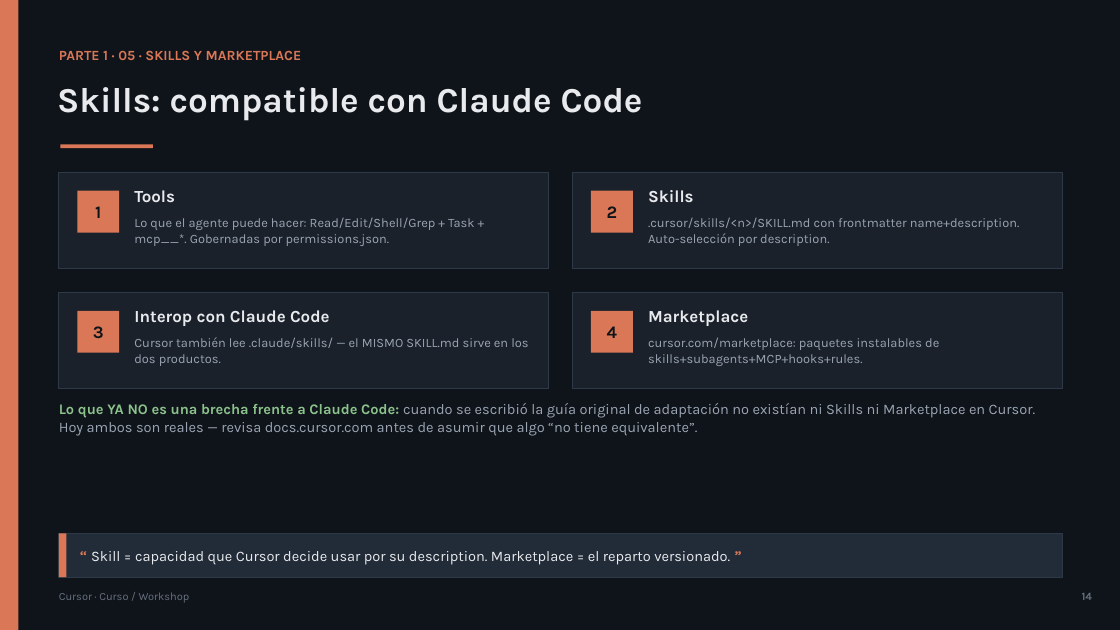
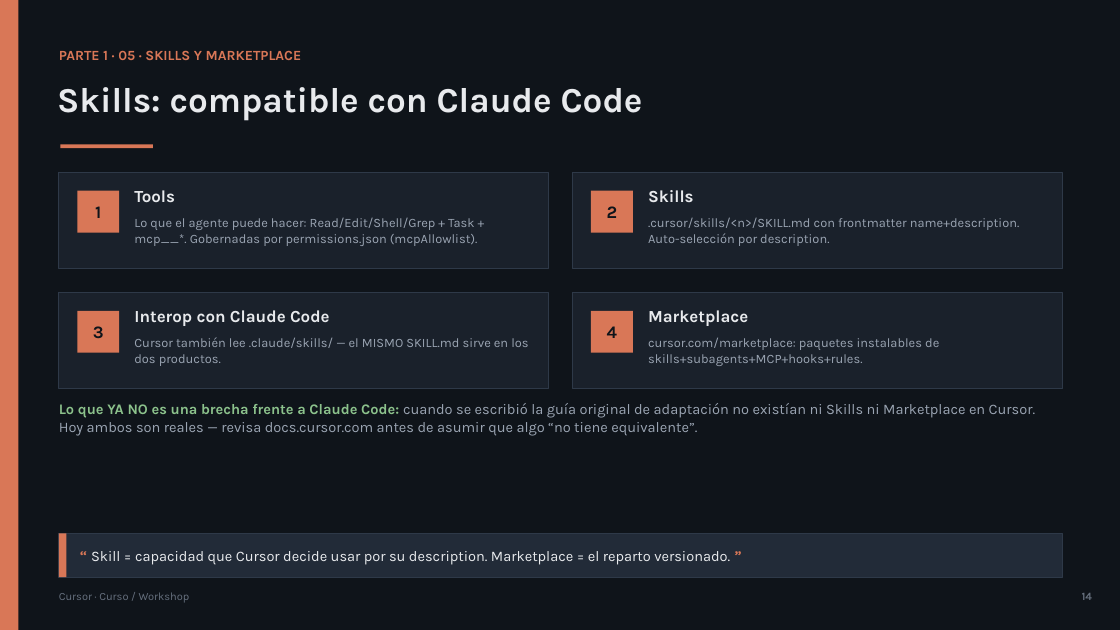
Before and after one commit to olonok69/cursor_code_ml_engineer, a slide deck: slide 14 of presentacion/Cursor_Presentacion.pptx. Drawn at 1120x630 pixels with LibreOffice and Linux fonts; fonts in the diff are those of the drawing. Boxes give left, top, right and bottom in pixels: in the first picture for what was removed or moved away, otherwise in the second. Text is boxed around its words. In the diff, an @@ line names an element or a change of style, - is before the commit and + after.

```diff
--- a/presentacion/Cursor_Presentacion.pptx
+++ b/presentacion/Cursor_Presentacion.pptx
@@ text at (x1=134, y1=218, x2=478, y2=246): text changed @@
-Lo que el agente puede hacer: Read/Edit/Shell/Grep + Task + mcp__*. Gobernadas por permissions.json.
+Lo que el agente puede hacer: Read/Edit/Shell/Grep + Task + mcp__*. Gobernadas por permissions.json (mcpAllowlist).
```
Also in this commit, not shown: 10 other slides changed, 14 other files.
